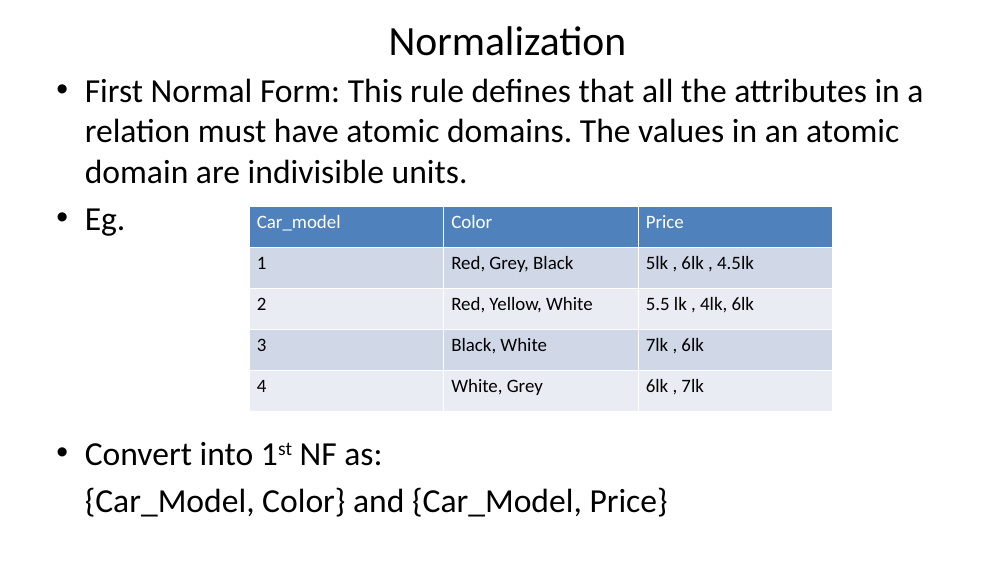
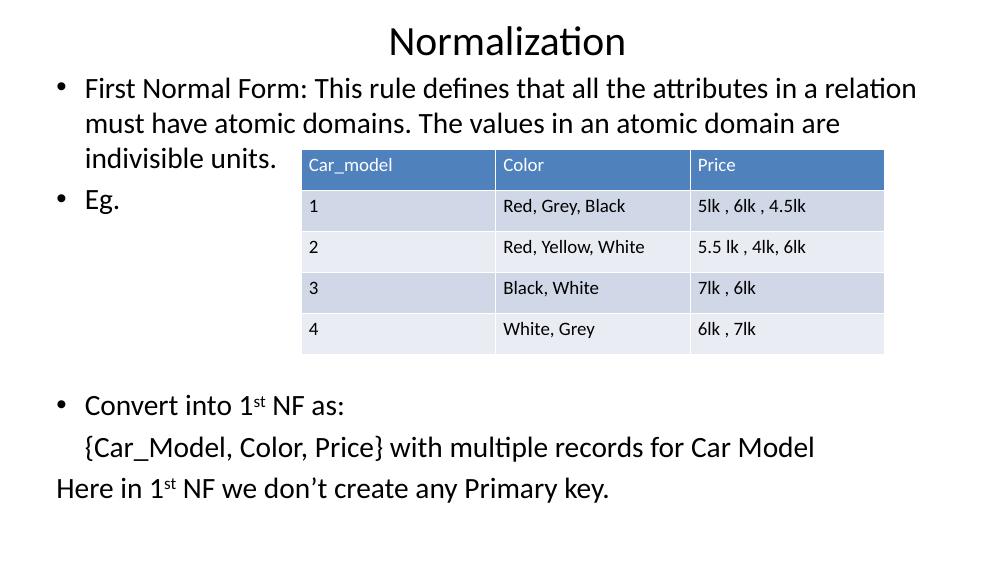
Before and after one commit to VishalChudasama08/MCA, a slide deck: slide 14 of Sem-1/RDBMS Theory/Unit-3/Day_12.pptx (slide 12 before the commit). Drawn at 1008x567 pixels with LibreOffice and Linux fonts; fonts in the diff are those of the drawing. Boxes give left, top, right and bottom in pixels: in the first picture for what was removed or moved away, otherwise in the second. Text is boxed around its words. In the diff, an @@ line names an element or a change of style, - is before the commit and + after.

```diff
--- a/Sem-1/RDBMS Theory/Unit-3/Day_12.pptx
+++ b/Sem-1/RDBMS Theory/Unit-3/Day_12.pptx
@@ text at box(85, 77, 917, 416): size 32 to 28 pt in "First Normal Form: This rule defines that ...", "Eg.", "Convert into 1st NF as:" @@
@@ table: place and size @@
-table at box(250, 207, 833, 412)
+table at box(302, 150, 885, 355)
@@ text at box(56, 435, 815, 503): text changed; size 32 to 28 pt @@
-{Car_Model, Color} and {Car_Model, Price}
+{Car_Model, Color, Price} with multiple records for Car Model
+Here in 1st NF we don’t create any Primary key.
```
Also in this commit, not shown: 1 other slide changed, 5 slides added, 4 slides removed, 32 other files.
